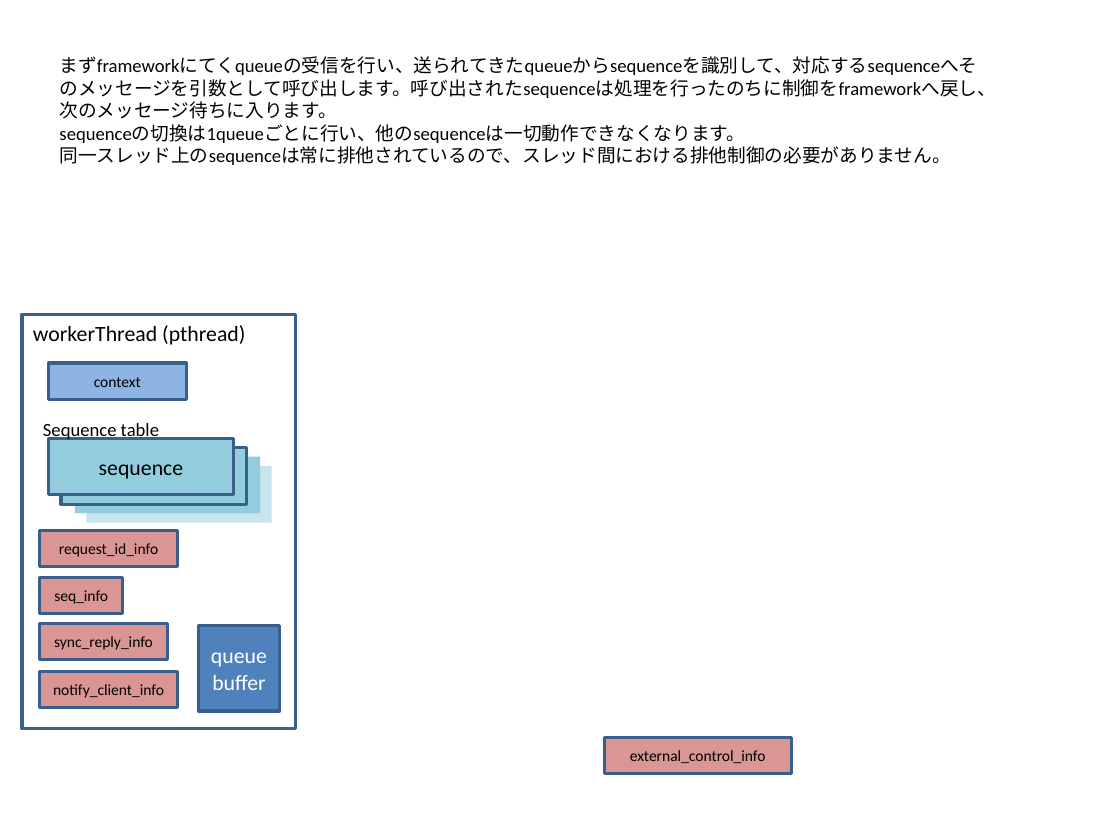
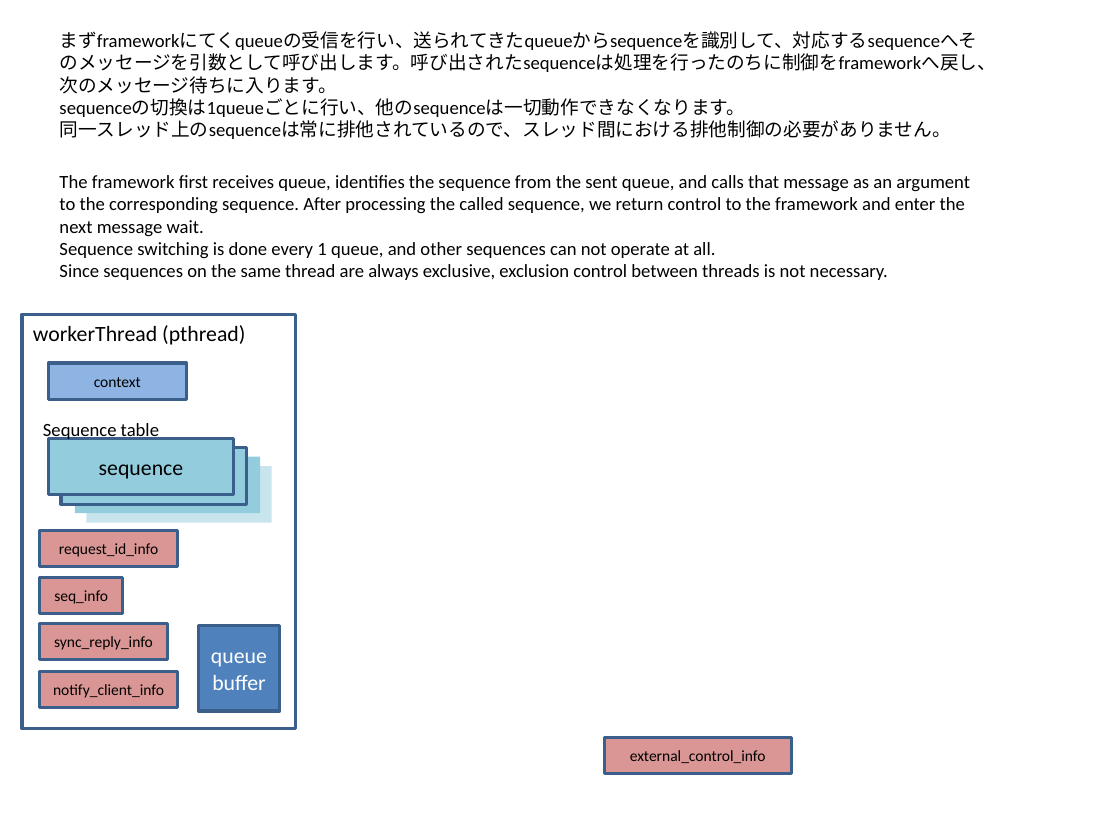
Before and after one commit to ysan/thread_manager, a slide deck: slide 3 of etc/thread_manager.pptx. Drawn at 1120x840 pixels with LibreOffice and Linux fonts; fonts in the diff are those of the drawing. Boxes give left, top, right and bottom in pixels: in the first picture for what was removed or moved away, otherwise in the second. Text is boxed around its words. In the diff, an @@ line names an element or a change of style, - is before the commit and + after.

```diff
--- a/etc/thread_manager.pptx
+++ b/etc/thread_manager.pptx
@@ text "まずframeworkにてくqueueの受信を行い、送られてきたqueueからsequenceを識別して、対応するseq ...": place and size @@
-text "まずframeworkにてくqueueの受信を行い、送られてきたqueueからsequenceを識別して、対応するseq ..." at box(59, 56, 996, 165)
+text "まずframeworkにてくqueueの受信を行い、送られてきたqueueからsequenceを識別して、対応するseq ..." at box(59, 31, 996, 139)
@@ text added at box(59, 175, 970, 280), 12 pt, text #000000 @@
+The framework first receives queue, identifies the sequence from the sent queue, and calls that message as an argument to the corresponding sequence. After processing the called sequence, we return control to the framework and enter the next message wait.
+Sequence switching is done every 1 queue, and other sequences can not operate at all.
+Since sequences on the same thread are always exclusive, exclusion control between threads is not necessary.
```
Also in this commit, not shown: 1 other slide changed, 1 other file.
